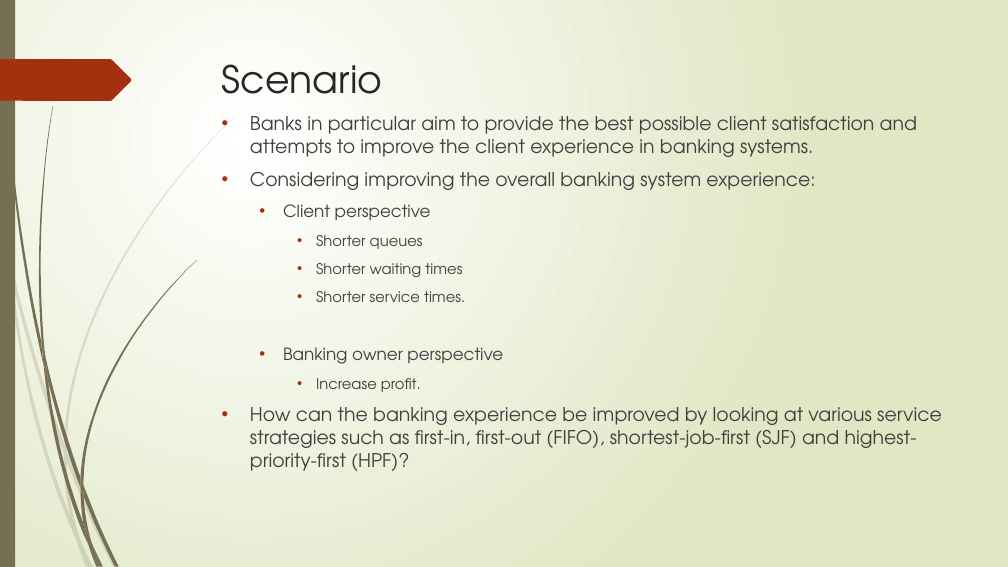
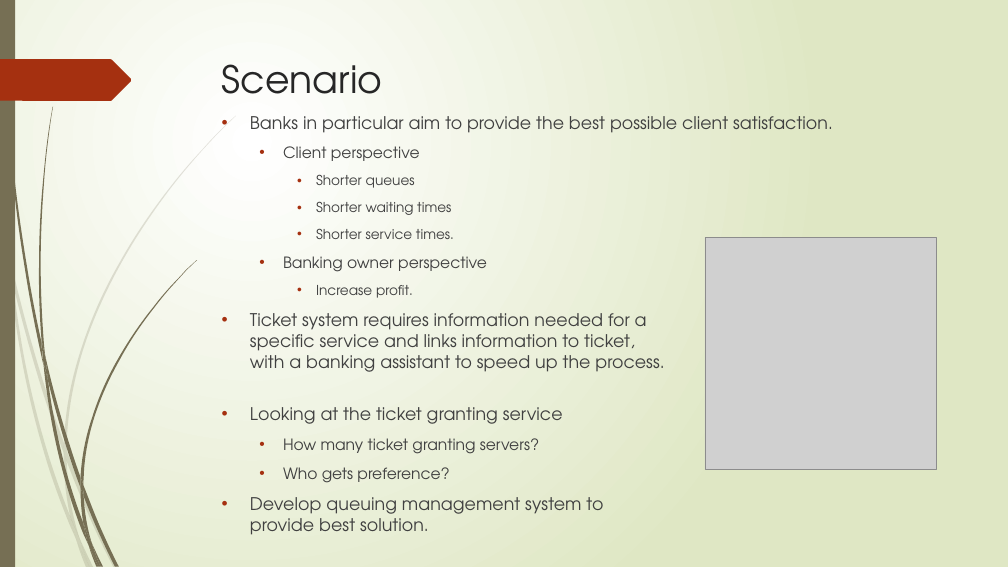
Before and after one commit to jrgouws/Research-Project, a slide deck: slide 2 of Prac2/Part 2/Presentation.pptx. Drawn at 1008x567 pixels with LibreOffice and Linux fonts; fonts in the diff are those of the drawing; grey boxes stand for pictures. Boxes give left, top, right and bottom in pixels: in the first picture for what was removed or moved away, otherwise in the second. Text is boxed around its words. In the diff, an @@ line names an element or a change of style, - is before the commit and + after.

```diff
--- a/Prac2/Part 2/Presentation.pptx
+++ b/Prac2/Part 2/Presentation.pptx
@@ text at [250, 116, 833, 133]: text changed; size 18 to 16.6 pt @@
-• Banks in particular aim to provide the best possible client satisfaction and attempts to improve the client experience in banking systems.
-• Considering improving the overall banking system experience:
+• Banks in particular aim to provide the best possible client satisfaction.
@@ text at [283, 146, 487, 298]: size 16 to 14.8 pt in "Client perspective", "Banking owner perspective"; size 14 to 12.9 pt in "Shorter queues", "Shorter waiting times", "Shorter service times.", "Increase profit." @@
@@ picture added at [705, 237, 937, 470] @@
@@ text at [250, 313, 664, 535]: text changed; size 18 to 16.6 pt @@
-• How can the banking experience be improved by looking at various service strategies such as first-in, first-out (FIFO), shortest-job-first (SJF) and highest-priority-first (HPF)?
+• Ticket system requires information needed for a
+  specific service and links information to ticket,
+  with a banking assistant to speed up the process.
+• Looking at the ticket granting service
+  • How many ticket granting servers?
+  • Who gets preference?
+• Develop queuing management system to
+  provide best solution.
```
Also in this commit, not shown: 4 other slides changed, 6 slides added, 5 slides removed, 15 other files.
